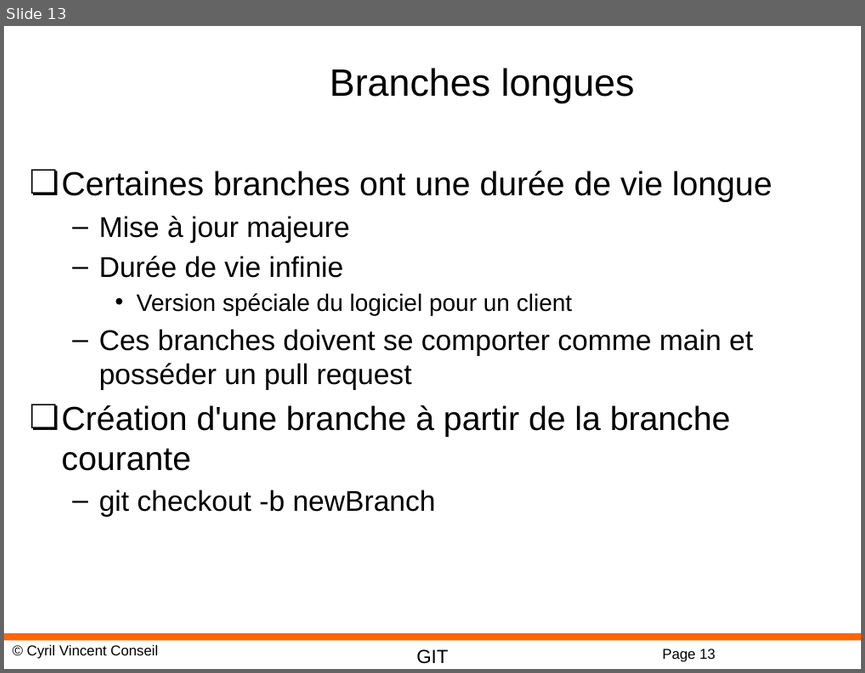
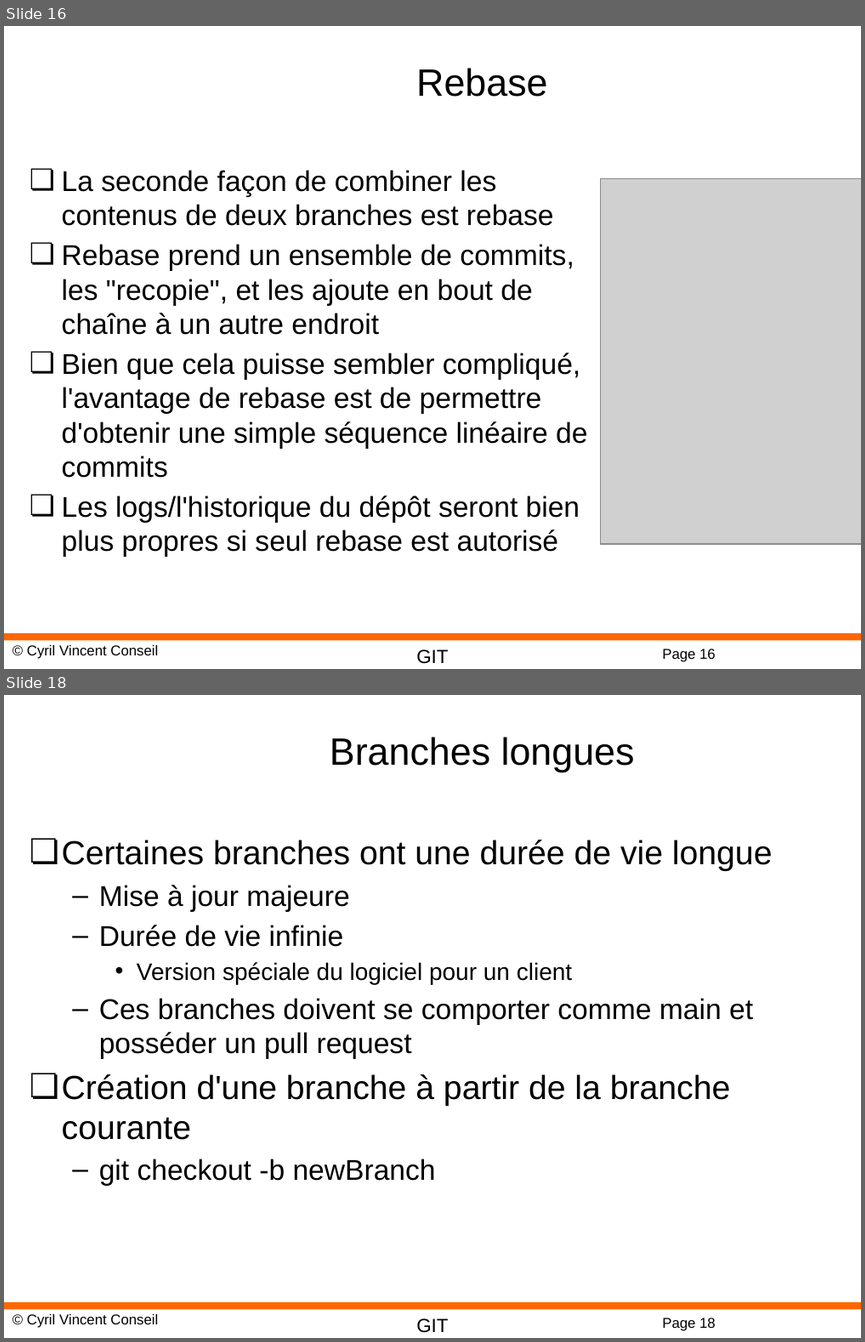
Before and after one commit to cyrilvincent/git, a slide deck: ppt/GIT03-Branches.pptx. Shown one above the other, each under a label of ours: slide 13 before the commit, slides 16 and 18 after it; the slides between them are not shown. The pictures are 865x673 and 865x1342 pixels, drawn with LibreOffice and Linux fonts; fonts in the diff are those of the drawing; grey boxes stand for pictures; background and template pictures are left out. Boxes give left, top, right and bottom in pixels: in the first picture for what was removed or moved away, otherwise in the second. Text is boxed around its words. In the diff, an @@ line names an element or a change of style, - is before the commit and + after.

```diff
--- a/ppt/GIT03-Branches.pptx
+++ b/ppt/GIT03-Branches.pptx
@@ slide 16 added at box(4, 26, 861, 669), background #FFFFFF; not listed: 4 template elements that a slide beside it also shows @@
@@ title added at box(416, 68, 547, 97), 32 pt, text #000000 @@
+Rebase
@@ text added at box(62, 170, 587, 556), 24 pt, text #000000 @@
+❏ La seconde façon de combiner les contenus de deux branches est rebase
+❏ Rebase prend un ensemble de commits, les "recopie", et les ajoute en bout de chaîne à un autre endroit
+❏ Bien que cela puisse sembler compliqué, l'avantage de rebase est de permettre d'obtenir une simple séquence linéaire de commits
+❏ Les logs/l'historique du dépôt seront bien plus propres si seul rebase est autorisé
@@ picture added at box(601, 178, 861, 544) @@
@@ what was slide 13 is now slide 18 @@
@@ page number at box(662, 1317, 715, 1331): text changed @@
-Page 13
+Page 18
```
Also in this commit, not shown: 2 slides changed, 4 other slides added, 3 other files.
